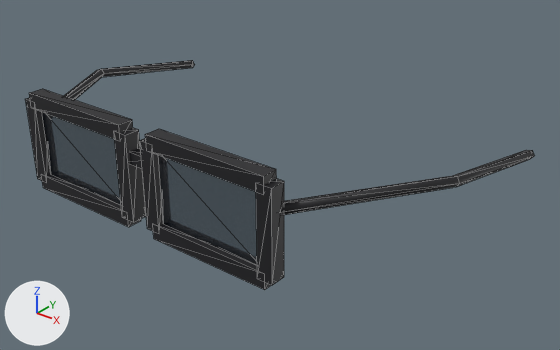
An edit to the glTF model public/kit/pieces/square_glasses.glb, drawn before and after from the same camera.
Camera for both pictures: a 50 mm camera at (0.201, -0.17, 0.127) aimed at (0.015, 0.062, -0.017). Every picture has the same lights, and +X, +Y and +Z are marked at lower left. The older version comes first. Mesh edges are drawn as thin lines. Vertices at exactly the same position are counted once.

The scene before the commit, as lines of its bpy script (objects in view):
```python
mat_glass = principled_material('glass')
mat_glass.base_color = (0.00802, 0.0144, 0.0232)  # black #16202a
mat_glass.roughness = 0.04
mat_glass.alpha = 0.4
me_square_glasses = bpy.data.meshes.new('square_glasses')
me_square_glasses.from_pydata(...)  # 118 vertices, 184 faces; spans x -0.1..0.1, y -0.003..0.125, z -0.021..0.021
# faces by material slot: [160, 24]
me_square_glasses.materials.append(mat_primary)  # black #1c1c20
me_square_glasses.materials.append(mat_glass)  # black #16202a
ob_square_glasses = bpy.data.objects.new('square_glasses', me_square_glasses)
ob_square_glasses.location = (0.0, 0.0, 0.0)
```
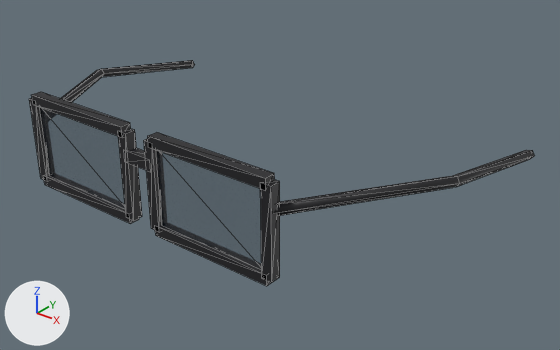
Location of each change, [x1, y1, x2, y2] in pixels of the pictures (560 x 350 px; the box of a moved part takes in the faces that stretch with it):
'square_glasses', surface changed, reshaped: before [26, 60, 534, 290]; after [29, 60, 534, 286]
part 1 of me_square_glasses, moved or reshaped: before [26, 89, 284, 290]; after [29, 92, 280, 286]

What changed in the scene script:
```text
Change mat_glass:
    mat_glass.alpha: 0.4 -> 0.18
Change me_square_glasses:
    used by ob_square_glasses; location = (0.0, 0.0, 0.0)
    remove me_square_glasses.from_pydata(...)  # 118 vertices, 184 faces; spans x -0.1..0.1, y -0.003..0.125, z -0.021..0.021
    add me_square_glasses.from_pydata(...)  # 118 vertices, 184 faces; spans x -0.1..0.1, y -0.002..0.125, z -0.02..0.02
    me_square_glasses part 1: 80 of 118 vertices moved; they spanned x -0.064..0.064, y -0.003..0.003, z -0.021..0.021 and now span x -0.063..0.063, y -0.002..0.002, z -0.02..0.02; mean shift (0.0, 0.0, 0.0); largest move (0.064, -0.003, -0.018) -> (0.063, -0.002, -0.018)
```
